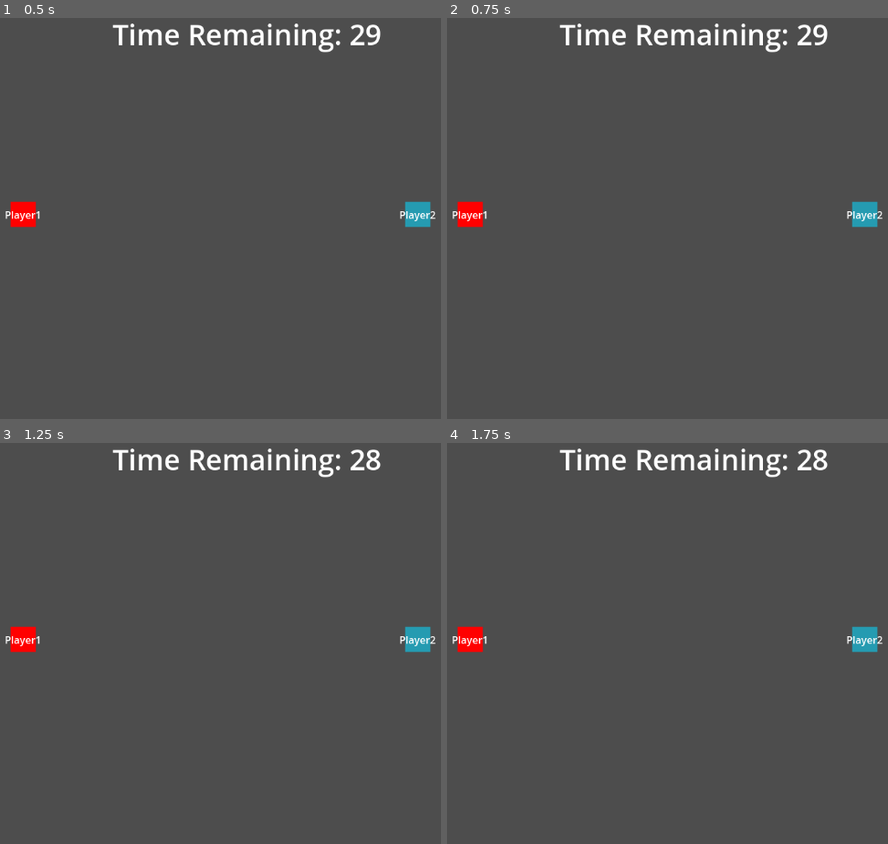
Above: before the commit, frames 1-4 (two rows, left to right).
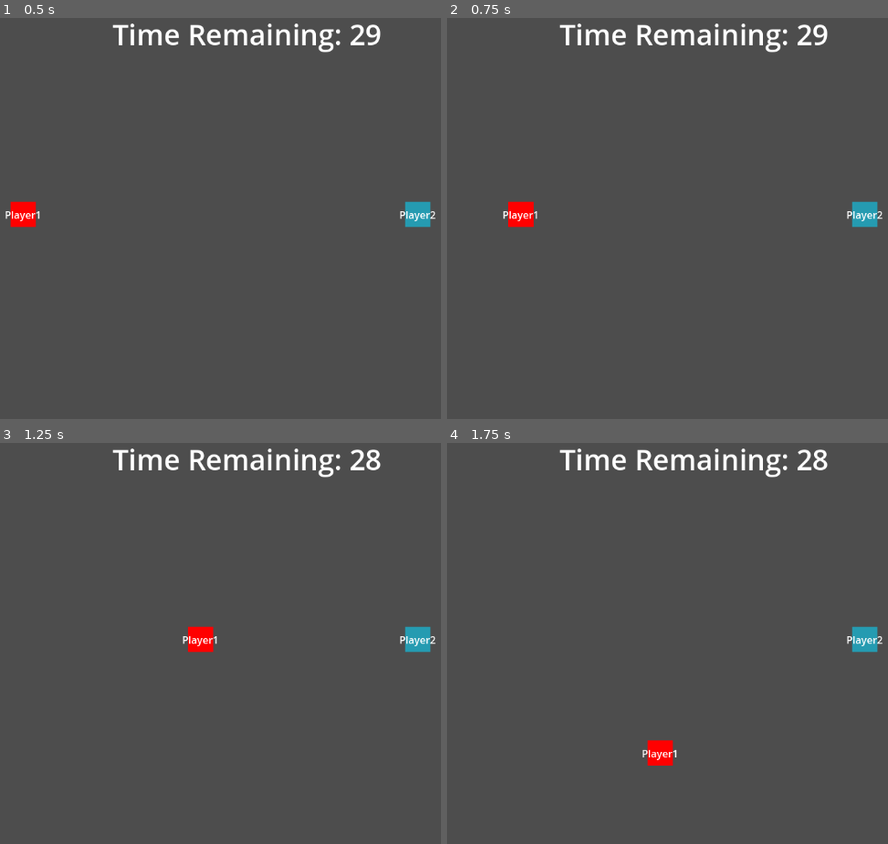
Above: after the commit, the same moments.

Repository: malceore/multiplayer_playground
Game: Godot game, scene res://scenes/levels/test_arena.tscn
Two runs of this game, one before a commit and one after it. Both use one fixed random seed, a clock stepped at 60 frames per second and the inputs below.
Inputs:
- Up to frame 1 (0.5 s): no input
- Up to frame 2 (0.75 s): tap Enter at 0.5 s; hold D (right, bound only after the commit) from 0.53 s (still down)
- Up to frame 3 (1.25 s): keep holding D (right, bound only after the commit)
- Up to frame 4 (1.75 s): release D (right, bound only after the commit) at 1.28 s; hold S (down, bound only after the commit) from 1.28 s (still down)

Frame 1 is identical in both runs. In frame 2, 0.8% of the frame differs, in the area x 1-21%, y 45-53%; in frame 3, 0.8%; in frame 4, 0.8%.

Commit message:
adding controls back in

Diff:
--- a/project.godot
+++ b/project.godot
@@ -14,3 +14,46 @@
 run/main_scene="res://scenes/levels/test_arena.tscn"
 config/features=PackedStringArray("4.2", "Forward Plus")
 config/icon="res://icon.svg"
+
+[input]
+
+arrow_L={
+"deadzone": 0.5,
+"events": [Object(InputEventKey,"resource_local_to_scene":false,"resource_name":"","device":-1,"window_id":0,"alt_pressed":false,"shift_pressed":false,"ctrl_pressed":false,"meta_pressed":false,"pressed":false,"keycode":0,"physical_keycode":4194319,"key_label":0,"unicode":0,"echo":false,"script":null)
+]
+}
+arrow_R={
+"deadzone": 0.5,
+"events": [Object(InputEventKey,"resource_local_to_scene":false,"resource_name":"","device":-1,"window_id":0,"alt_pressed":false,"shift_pressed":false,"ctrl_pressed":false,"meta_pressed":false,"pressed":false,"keycode":0,"physical_keycode":4194321,"key_label":0,"unicode":0,"echo":false,"script":null)
+]
+}
+arrow_U={
+"deadzone": 0.5,
+"events": [Object(InputEventKey,"resource_local_to_scene":false,"resource_name":"","device":-1,"window_id":0,"alt_pressed":false,"shift_pressed":false,"ctrl_pressed":false,"meta_pressed":false,"pressed":false,"keycode":0,"physical_keycode":4194320,"key_label":0,"unicode":0,"echo":false,"script":null)
+]
+}
+arrow_D={
+"deadzone": 0.5,
+"events": [Object(InputEventKey,"resource_local_to_scene":false,"resource_name":"","device":-1,"window_id":0,"alt_pressed":false,"shift_pressed":false,"ctrl_pressed":false,"meta_pressed":false,"pressed":false,"keycode":0,"physical_keycode":4194322,"key_label":0,"unicode":0,"echo":false,"script":null)
+]
+}
+left={
+"deadzone": 0.5,
+"events": [Object(InputEventKey,"resource_local_to_scene":false,"resource_name":"","device":-1,"window_id":0,"alt_pressed":false,"shift_pressed":false,"ctrl_pressed":false,"meta_pressed":false,"pressed":false,"keycode":0,"physical_keycode":65,"key_label":0,"unicode":97,"echo":false,"script":null)
+]
+}
+right={
+"deadzone": 0.5,
+"events": [Object(InputEventKey,"resource_local_to_scene":false,"resource_name":"","device":-1,"window_id":0,"alt_pressed":false,"shift_pressed":false,"ctrl_pressed":false,"meta_pressed":false,"pressed":false,"keycode":0,"physical_keycode":68,"key_label":0,"unicode":100,"echo":false,"script":null)
+]
+}
+up={
+"deadzone": 0.5,
+"events": [Object(InputEventKey,"resource_local_to_scene":false,"resource_name":"","device":-1,"window_id":0,"alt_pressed":false,"shift_pressed":false,"ctrl_pressed":false,"meta_pressed":false,"pressed":false,"keycode":0,"physical_keycode":87,"key_label":0,"unicode":119,"echo":false,"script":null)
+]
+}
+down={
+"deadzone": 0.5,
+"events": [Object(InputEventKey,"resource_local_to_scene":false,"resource_name":"","device":-1,"window_id":0,"alt_pressed":false,"shift_pressed":false,"ctrl_pressed":false,"meta_pressed":false,"pressed":false,"keycode":0,"physical_keycode":83,"key_label":0,"unicode":115,"echo":false,"script":null)
+]
+}
